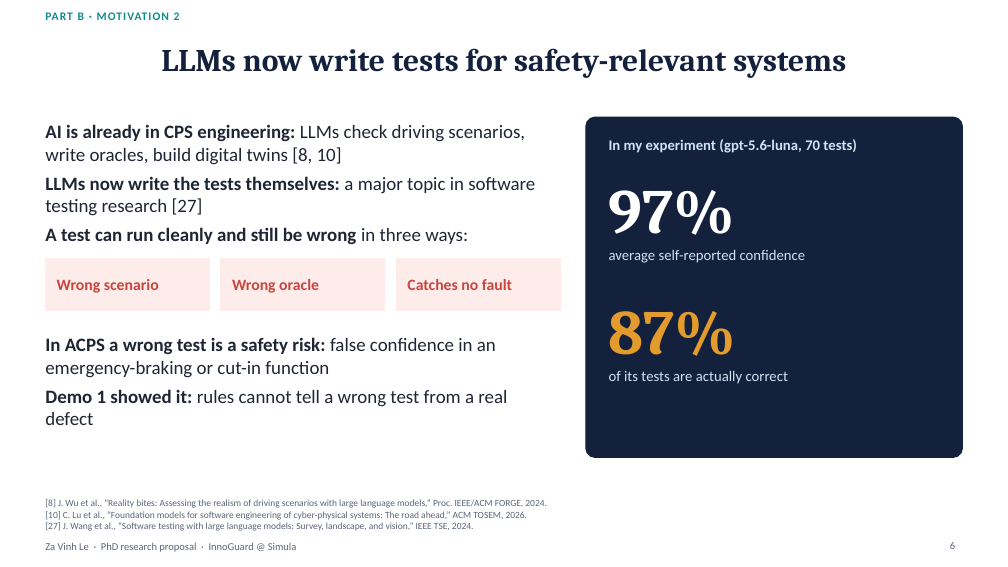
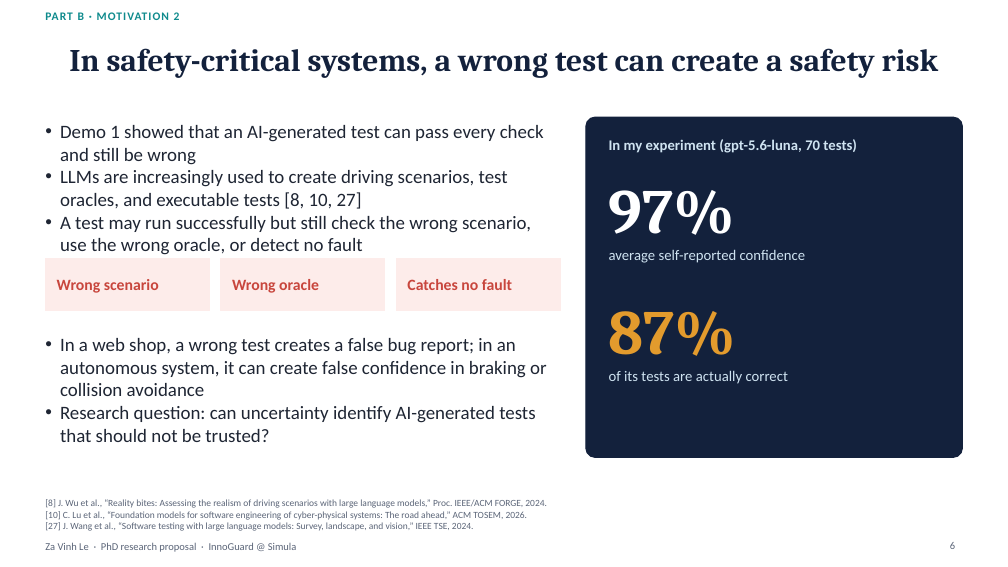
Before and after one commit to zavinhle/uq-testgen, a slide deck: slide 6 of deck/v2.pptx. Drawn at 1008x567 pixels with LibreOffice and Linux fonts; fonts in the diff are those of the drawing. Boxes give left, top, right and bottom in pixels: in the first picture for what was removed or moved away, otherwise in the second. Text is boxed around its words. In the diff, an @@ line names an element or a change of style, - is before the commit and + after.

```diff
--- a/deck/v2.pptx
+++ b/deck/v2.pptx
@@ title at box(69, 48, 939, 78): text changed @@
-LLMs now write tests for safety-relevant systems
+In safety-critical systems, a wrong test can create a safety risk
@@ text at box(60, 125, 544, 255): text changed @@
-• AI is already in CPS engineering: LLMs check driving scenarios, write oracles, build digital twins [8, 10]
-• LLMs now write the tests themselves: a major topic in software testing research [27]
-• A test can run cleanly and still be wrong in three ways:
+• Demo 1 showed that an AI-generated test can pass every check and still be wrong
+• LLMs are increasingly used to create driving scenarios, test oracles, and executable tests [8, 10, 27]
+• A test may run successfully but still check the wrong scenario, use the wrong oracle, or detect no fault
@@ text at box(60, 338, 547, 442): text changed @@
-• In ACPS a wrong test is a safety risk: false confidence in an emergency-braking or cut-in function
-• Demo 1 showed it: rules cannot tell a wrong test from a real defect
+• In a web shop, a wrong test creates a false bug report; in an autonomous system, it can create false confidence in braking or collision avoidance
+• Research question: can uncertainty identify AI-generated tests that should not be trusted?
```
Also in this commit, not shown: 12 other slides changed, 32 other files.
